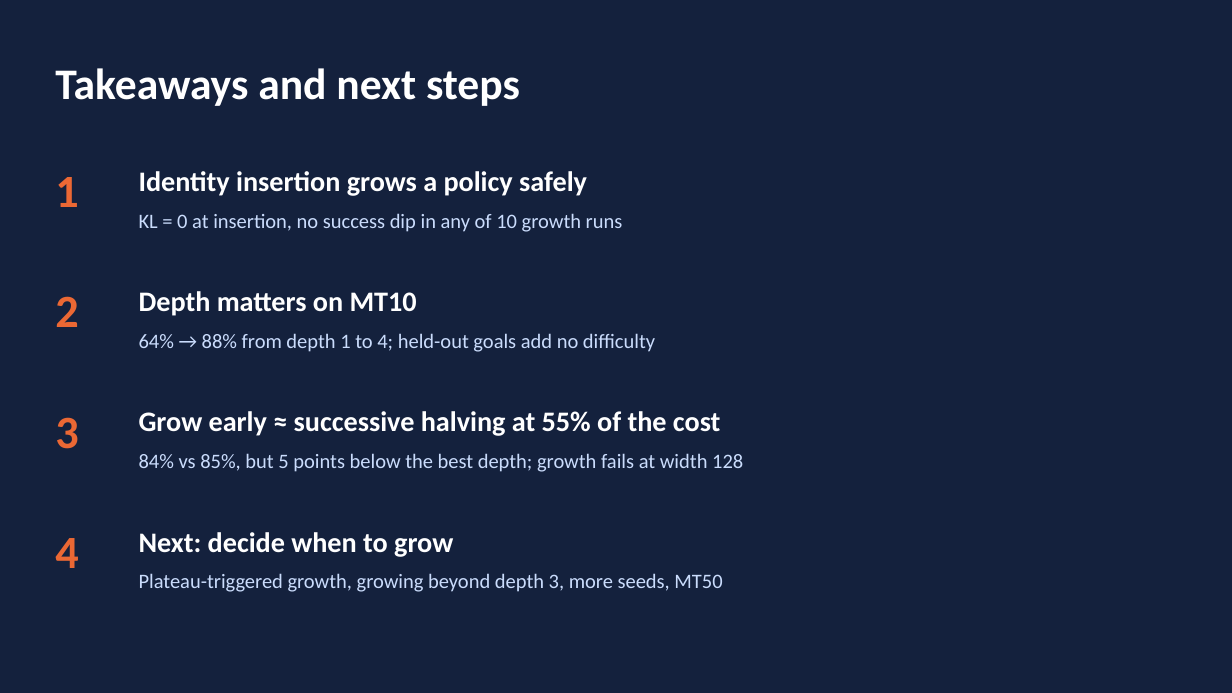
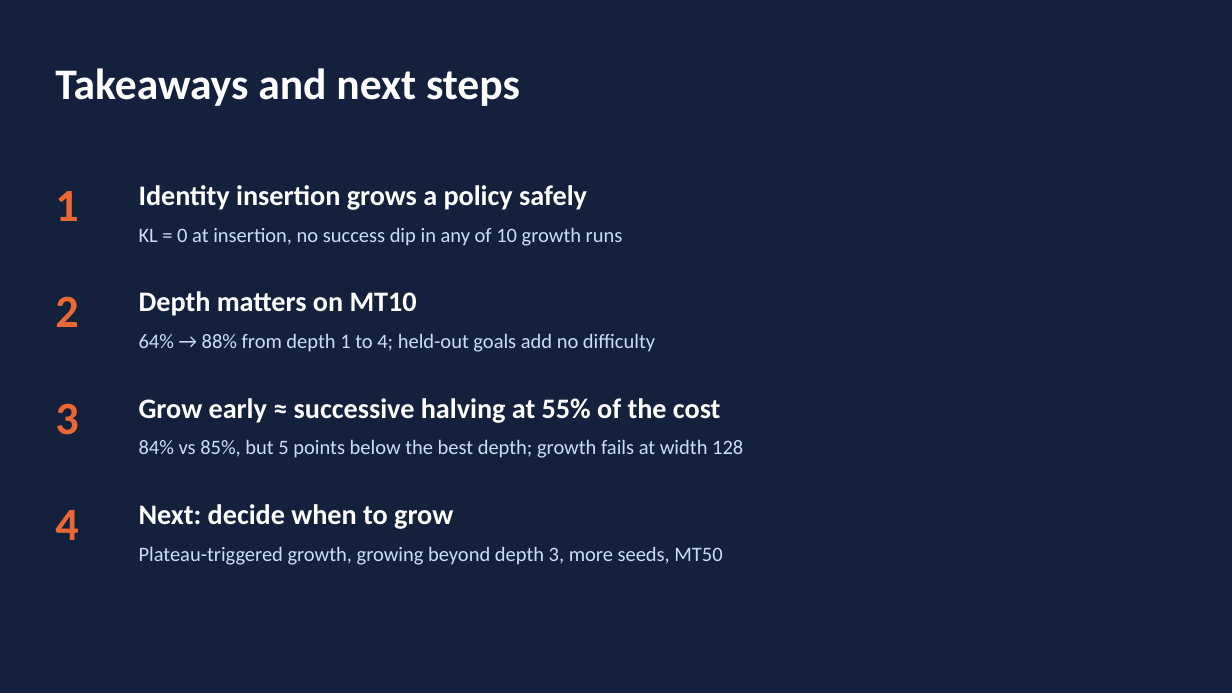
Before and after one commit to adlsdztony/comp9501-depth-growth, a slide deck: slide 15 of deck/COMP9501_Growth_Results_v2.pptx. Drawn at 1232x693 pixels with LibreOffice and Linux fonts; fonts in the diff are those of the drawing. Boxes give left, top, right and bottom in pixels: in the first picture for what was removed or moved away, otherwise in the second. Text is boxed around its words. In the diff, an @@ line names an element or a change of style, - is before the commit and + after.

```diff
--- a/deck/COMP9501_Growth_Results_v2.pptx
+++ b/deck/COMP9501_Growth_Results_v2.pptx
@@ 3 texts moved together from (x1=55, y1=171, x2=623, y2=232) to (x1=55, y1=185, x2=623, y2=246) @@
@@ 3 texts moved together from (x1=55, y1=411, x2=743, y2=472) to (x1=55, y1=398, x2=743, y2=458) @@
@@ text "4" moved from (x1=55, y1=538, x2=78, y2=568) to (x1=55, y1=510, x2=78, y2=540) @@
@@ text "Next: decide when to grow" moved from (x1=139, y1=532, x2=453, y2=557) to (x1=139, y1=504, x2=453, y2=529) @@
@@ text "Plateau-triggered growth, growing beyond depth ..." moved from (x1=139, y1=573, x2=722, y2=592) to (x1=139, y1=546, x2=722, y2=565) @@
```
Also in this commit, not shown: 10 other slides changed, 8 other files.
